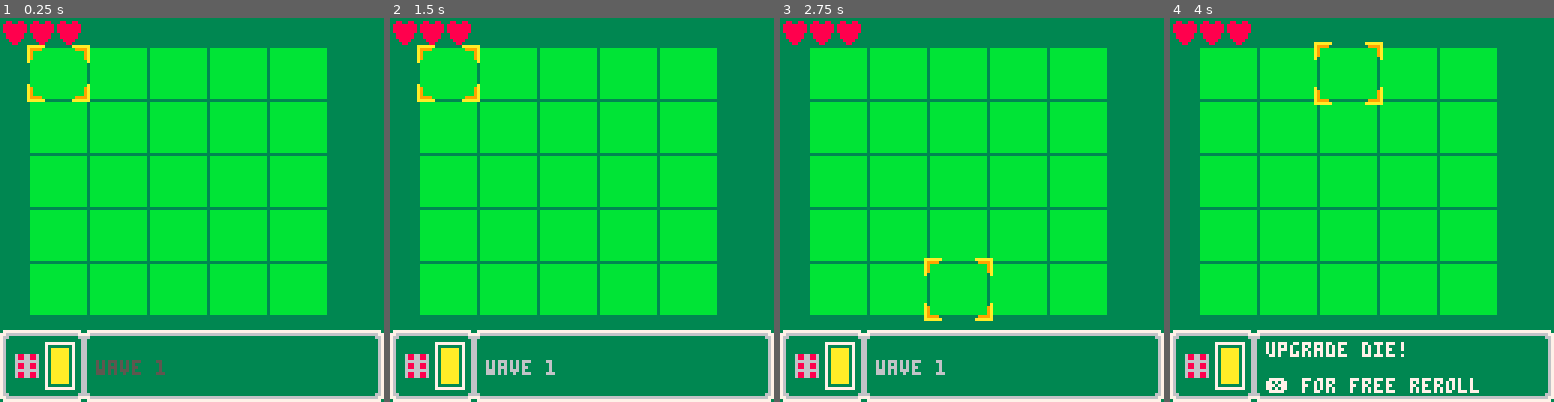
Above: before the commit, frames 1-4 (left to right).
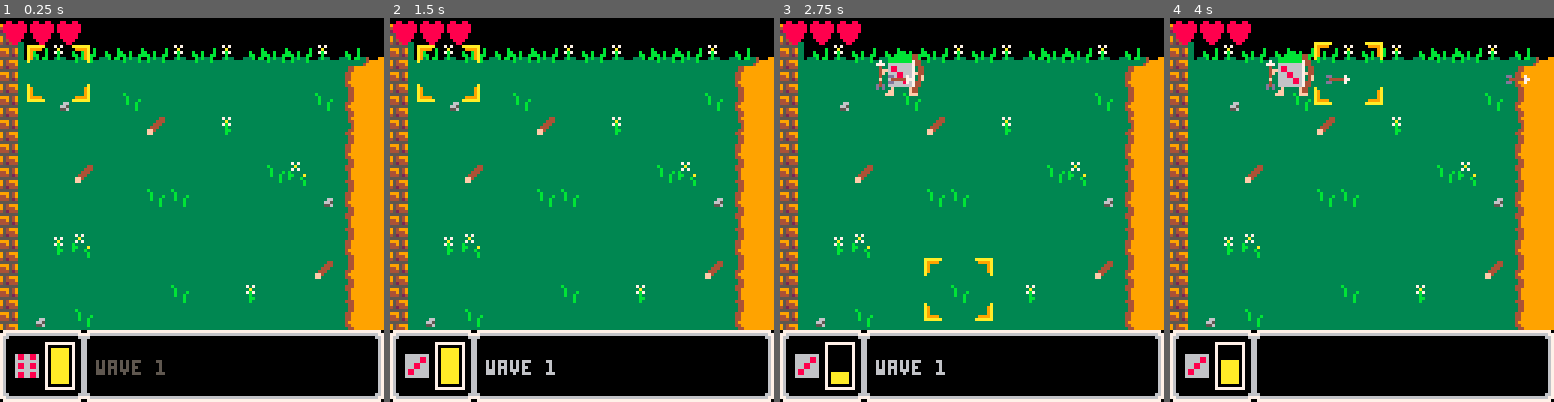
Above: after the commit, the same moments.

Repository: treveron2018/pico8
Game: PICO-8 cartridge diefence.p8
Same seed, same stepped clock (60 frames per second), same inputs: the game is played once before the commit and once after it.
Inputs:
- Up to frame 1 (0.25 s): no input
- Up to frame 2 (1.5 s): tap X (X key) at 0.33, 1.07 s; tap O (Z key) at 0.7 s
- Up to frame 3 (2.75 s): hold Right 1.6-2.1 s; tap O (Z key) at 1.7, 2.1, 2.5 s; tap X (X key) at 1.85 s; hold Up 2.15-2.42 s; hold Right from 2.47 s (still down)
- Up to frame 4 (4 s): tap O (Z key) at 2.9, 3.3, 3.7 s; tap X (X key) at 2.97 s; release Right at 3.03 s; hold Left 3.08-3.58 s; hold Down 3.63-3.97 s

The runs differ from the first frame. In frame 1, 79% of the frame differs, in the area x 0-100%, y 0-100%; in frame 2, 79%; in frame 3, 80%; in frame 4, 80%.

Commit message:
diefence alpha ready

Diff:
--- a/diefence.p8
+++ b/diefence.p8
@@ -4,15 +4,19 @@
 --die-fence, by treveron
 
 --todo
---do the upgrades
 --work on background
+----randomize tiles
+----fire particles behind the hill
+--fix enemy sprites
+--enemy lvl 2
+--wave 2
 --particles
 ----placing dice
 ----death particles
 ----dust under enemies
+----lvl up
+----roll ready
 ----wind?
---while die=6 and count dice=0
---optimize add dice code
 
 function _init()
 	start_game()
@@ -86,7 +90,7 @@
 		if(btnp(2))select_cell(-5)
 		if(btnp(3))select_cell(5)
 		recycle()
-		upgrade()
+	if(upgrading)upgrade()
 	end
 	roll()
 	if (animate_die)animate_roll()
@@ -114,9 +118,9 @@
 end
 
 function draw_game()
-	cls(3)
+	cls()
 	map()
-	draw_grid()
+--	draw_grid()
 	draw_lives()
 	draw_selector()
 	left_ui()
@@ -227,9 +231,12 @@
 	ui_dice+=1
 	if(ui_dice>6)ui_dice=1
 	if die_ani>=30 then
-	local test={1,6}
-		ui_dice=rnd(test)
-	--	ui_dice=flr(rnd(6))+1
+--	local test={1,6}
+--	ui_dice=rnd(test)
+	ui_dice=flr(rnd(6))+1
+	while #dice==0 and ui_dice==6 do
+		ui_dice=flr(rnd(6))+1
+	end
 		animate_die=false
 		die_ani=0
 		if ui_dice==6 then
@@ -271,6 +278,15 @@
 				elseif d.type==2 then
 					t1="lv up:warrior"
 					t2="⬆️att"
+				elseif d.type==3 then
+					t1="lv up:ranger"
+					t2="more arrows"
+				elseif d.type==4 then
+					t1="lv up:paladin"
+					t2="att, ⬆️hp"
+				elseif d.type==5 then
+					t1="lv up:cleric"
+					t2="halo power ⬆️"
 				end
 			end
 		else
@@ -358,11 +374,7 @@
 	if btnp(🅾️) and die_loaded then
 		for c in all(grid) do
 			if c.selected and c.used==false then
-				if(ui_dice==1)add1(c)
-				if(ui_dice==2)add2(c)
-				if(ui_dice==3)add3(c)
-				if(ui_dice==4)add4(c)
-				if(ui_dice==5)add5(c)
+				add_die(c,ui_dice)
 				die_loaded=false
 				can_roll=false
 				c.used=true
@@ -387,11 +399,7 @@
 		for d in all(dice) do
 			if d.cell==c.id and c.selected then
 				del(dice,d)
-				if(ui_dice==1)add1(c)
-				if(ui_dice==2)add2(c)
-				if(ui_dice==3)add3(c)
-				if(ui_dice==4)add4(c)
-				if(ui_dice==5)add5(c)
+				add_die(c,ui_dice)
 				die_loaded=false
 				can_roll=false
 				replacing=false
@@ -408,99 +416,29 @@
 	end
 end
 
-function add1(cell)
-	local die={
-		x=cell.diex,
-		y=cell.diey,
-		cell=cell.id,
-		maxhp=50,
-		hp=60,
-		att=5,
-		att_t=30,
-		rate=30,
-		upgraded=false,
-		ani=1
-	}
-	die.type=1
-	die.spr=1
-	add(dice,die)
-end
-
-function add2(cell)
-	local die={
-		x=cell.diex,
-		y=cell.diey,
-		cell=cell.id,
-		maxhp=50,
-		hp=50,
-		att=10,
-		att_t=30,
-		rate=30,
-		combat=false,
-		upgraded=false,
-		ani=1
-	}
-	die.type=2
-	die.spr=33
-	add(dice,die)
-end
-
-function add3(cell)
-	local die={
-		x=cell.diex,
-		y=cell.diey,
-		cell=cell.id,
-		maxhp=50,
-		hp=50,
-		att_t=30,
-		rate=30,
-		upgraded=false,
-		ani=1
-	}
-	die.type=3
-	die.spr=5
-	add(dice,die)
-end
-
-function add4(cell)
-	local die={
-		x=cell.diex,
-		y=cell.diey,
-		cell=cell.id,
-		maxhp=100,
-		hp=100,
-		upgraded=false,
-		ani=1
-	}
-	die.type=4
-	die.spr=37
-	add(dice,die)
-end
-
-function add5(cell)
-	local die={
-		x=cell.diex,
-		y=cell.diey,
-		cell=cell.id,
-		maxhp=50,
-		hp=50,
-		att=5,
-		heal_v=1,
-		halo_t=30,
-		rate=30,
-		upgraded=false,
-		ani=1
-	}
-	die.type=5
-	die.spr=9
-	add(dice,die)
-end
-
 function upgrade()
 	if btnp(🅾️) then
 		local d=get_die()
 		if d and not d.upgraded then
 			d.upgraded=true
+			d.maxhp*=1.5
+			d.hp=d.maxhp
+
+			if d.type==1 then
+				d.att+=5
+			elseif d.type==2 then
+				d.att+=10
+			elseif d.type==3 then
+				d.att_t/=2
+				d.rate/=2
+			elseif d.type==4 then
+				d.maxhp+=50
+				d.hp=d.maxhp
+			elseif d.type==5 then
+				d.att+=5
+				d.heal_v+=1
+			end
+
 			upgrading=false
 			can_roll=false
 			replacing=false
@@ -530,7 +468,13 @@
 function count_d1s()
 	local d1s=0
 	for d in all(dice) do
-		if(d.type==1)d1s+=1
+		if d.type==1 then
+			if d.upgraded then
+				d1s+=2
+			else
+				d1s+=1
+			end
+		end
 	end
 	return d1s
 end
@@ -568,10 +512,10 @@
 end
 
 function manage_5s(d5)
-	d5.halo_t-=1
-	if d5.halo_t<=0 then
+	d5.att_t-=1
+	if d5.att_t<=0 then
 		priest_hitbox_detection(d5)
-		d5.halo_t=d5.rate
+		d5.att_t=d5.rate
 		local sh={
 			x=d5.x+8,
 			y=d5.y+8,
@@ -581,7 +525,7 @@
 			spd=2
 		}
 		add(shwaves,sh)
-		d5.halo_t=d5.rate
+		d5.att_t=d5.rate
 	end
 end
 
@@ -618,9 +562,41 @@
 	local d=get_die()
 	if d then
 		rectfill(d.x,d.y-3,d.x+15,d.y,8)
-		local hp=d.hp*15/d.maxhp
-		rectfill(d.x,d.y-3,d.x+hp-2,d.y,12)
-	end
+		local myhp=d.hp*15/d.maxhp
+		rectfill(d.x,d.y-3,d.x+myhp,d.y,12)
+	end
+end
+
+function add_die(cell,no)
+	local d={
+		x=cell.diex,
+		y=cell.diey,
+		cell=cell.id,
+		maxhp=50,
+		hp=50,
+		upgraded=false,
+		ani=1,
+		att=5,
+		att_t=30,
+		rate=30
+	}
+	d.type=no
+	if d.type==1 then
+		d.spr=1
+	elseif d.type==2 then
+		d.spr=33
+		d.att=10
+	elseif d.type==3 then
+		d.spr=5
+	elseif d.type==4 then
+		d.spr=37
+		d.maxhp=100
+		d.hp=100
+	elseif d.type==5 then
+		d.spr=9
+		d.heal_v=1
+	end
+	add(dice,d)
 end
 -->8
 --enemy functions
@@ -629,57 +605,52 @@
 	spawn_timer=spawn_timer+1+count(dice)*0.05
 	if spawn_timer>=spawn_rate
 	and enemy_counter>0 then
-		local myen={
+		add_enemy()
+--todo: spawn more types
+		spawn_timer=0
+		enemy_counter-=1
+	end
+end
+
+function spawn_horde()
+	for i=1,#enemy_spawny do
+		local myen=add_enemy(true)
+		myen.y=enemy_spawny[i]
+		add(enemies,myen)
+	end
+	for j=1,90 do
+		yield()
+	end
+	for i=1,#enemy_spawny do
+		local myen=add_enemy(true)
+		myen.y=enemy_spawny[i]
+		add(enemies,myen)
+	end
+	c_horde=nil
+end
+
+function add_enemy(is_horde)
+	local myen={
 		x=enemy_spawnx,
 		y=rnd(enemy_spawny),
 		ani=0,
-		wait=false
-		}
---todo: spawn more types
-		myen=spawnd4(myen)
-		add(enemies,myen)
-		spawn_timer=0
-		enemy_counter-=1
-	end
-end
-
-function spawn_horde()
-	for i=1,#enemy_spawny do
-		local myen={
-			x=enemy_spawnx,
-			ani=0,
-			wait=false
-		}
+		wait=false,
+		rate=30,
+		att_t=30,
+		combat=false
+	}
 	myen=spawnd4(myen)
-		myen.y=enemy_spawny[i]
-		add(enemies,myen)
-	end
-	for j=1,90 do
-		yield()
-	end
-	for i=1,#enemy_spawny do
-		local myen={
-			x=enemy_spawnx,
-			ani=0,
-			wait=false
-		}
-		myen=spawnd4(myen)
-		myen.y=enemy_spawny[i]
-		add(enemies,myen)
-	end
-	c_horde=nil
-end
-
+	if is_horde then return myen
+	else	add(enemies,myen)
+	end
+end
 function spawnd4(d4)
 	d4.type=4
-	d4.spr1=128
-	d4.spr2=130
+	d4.spr1=100
+	d4.spr2=102
 	d4.hp=50
 	d4.spd=0.3
-	d4.combat=false
 	d4.att=5
-	d4.rate=30
-	d4.att_t=30
 	return d4
 end
 
@@ -1015,19 +986,19 @@
 
 
 __map__
-0000000000000000000000000000000000000000000000000000000000000000000000000000000000000000000000000000000000000000000000000000000000000000000000000000000000000000000000000000000000000000000000000000000000000000000000000000000000000000000000000000000000000000
-0000000000000000000000000000000000000000000000000000000000000000000000000000000000000000000000000000000000000000000000000000000000000000000000000000000000000000000000000000000000000000000000000000000000000000000000000000000000000000000000000000000000000000
-0000000000000000000000000000000000000000000000000000000000000000000000000000000000000000000000000000000000000000000000000000000000000000000000000000000000000000000000000000000000000000000000000000000000000000000000000000000000000000000000000000000000000000
-0000000000000000000000000000000000000000000000000000000000000000000000000000000000000000000000000000000000000000000000000000000000000000000000000000000000000000000000000000000000000000000000000000000000000000000000000000000000000000000000000000000000000000
-0000000000000000000000000000000000000000000000000000000000000000000000000000000000000000000000000000000000000000000000000000000000000000000000000000000000000000000000000000000000000000000000000000000000000000000000000000000000000000000000000000000000000000
-0000000000000000000000000000000000000000000000000000000000000000000000000000000000000000000000000000000000000000000000000000000000000000000000000000000000000000000000000000000000000000000000000000000000000000000000000000000000000000000000000000000000000000
-0000000000000000000000000000000000000000000000000000000000000000000000000000000000000000000000000000000000000000000000000000000000000000000000000000000000000000000000000000000000000000000000000000000000000000000000000000000000000000000000000000000000000000
-0000000000000000000000000000000000000000000000000000000000000000000000000000000000000000000000000000000000000000000000000000000000000000000000000000000000000000000000000000000000000000000000000000000000000000000000000000000000000000000000000000000000000000
-0000000000000000000000000000000000000000000000000000000000000000000000000000000000000000000000000000000000000000000000000000000000000000000000000000000000000000000000000000000000000000000000000000000000000000000000000000000000000000000000000000000000000000
-0000000000000000000000000000000000000000000000000000000000000000000000000000000000000000000000000000000000000000000000000000000000000000000000000000000000000000000000000000000000000000000000000000000000000000000000000000000000000000000000000000000000000000
-0000000000000000000000000000000000000000000000000000000000000000000000000000000000000000000000000000000000000000000000000000000000000000000000000000000000000000000000000000000000000000000000000000000000000000000000000000000000000000000000000000000000000000
-0000000000000000000000000000000000000000000000000000000000000000000000000000000000000000000000000000000000000000000000000000000000000000000000000000000000000000000000000000000000000000000000000000000000000000000000000000000000000000000000000000000000000000
-0000000000000000000000000000000000000000000000000000000000000000000000000000000000000000000000000000000000000000000000000000000000000000000000000000000000000000000000000000000000000000000000000000000000000000000000000000000000000000000000000000000000000000
+5100000000000000000000000000000000000000000000000000000000000000000000000000000000000000000000000000000000000000000000000000000000000000000000000000000000000000000000000000000000000000000000000000000000000000000000000000000000000000000000000000000000000000
+6156575856585857585756585857565c00000000000000000000000000000000000000000000000000000000000000000000000000000000000000000000000000000000000000000000000000000000000000000000000000000000000000000000000000000000000000000000000000000000000000000000000000000000
+6152525252525252525252525252625b00000000000000000000000000000000000000000000000000000000000000000000000000000000000000000000000000000000000000000000000000000000000000000000000000000000000000000000000000000000000000000000000000000000000000000000000000000000
+6152545252535252525252525253635b00000000000000000000000000000000000000000000000000000000000000000000000000000000000000000000000000000000000000000000000000000000000000000000000000000000000000000000000000000000000000000000000000000000000000000000000000000000
+6152525252525552525a52525252735b00000000000000000000000000000000000000000000000000000000000000000000000000000000000000000000000000000000000000000000000000000000000000000000000000000000000000000000000000000000000000000000000000000000000000000000000000000000
+6152525252525252525252525252625b00000000000000000000000000000000000000000000000000000000000000000000000000000000000000000000000000000000000000000000000000000000000000000000000000000000000000000000000000000000000000000000000000000000000000000000000000000000
+6152525552525252525252535952725b00000000000000000000000000000000000000000000000000000000000000000000000000000000000000000000000000000000000000000000000000000000000000000000000000000000000000000000000000000000000000000000000000000000000000000000000000000000
+6152525252525353525252525254625b00000000000000000000000000000000000000000000000000000000000000000000000000000000000000000000000000000000000000000000000000000000000000000000000000000000000000000000000000000000000000000000000000000000000000000000000000000000
+6152525252525252525252525252725b00000000000000000000000000000000000000000000000000000000000000000000000000000000000000000000000000000000000000000000000000000000000000000000000000000000000000000000000000000000000000000000000000000000000000000000000000000000
+61525a5952525252525252525252625b00000000000000000000000000000000000000000000000000000000000000000000000000000000000000000000000000000000000000000000000000000000000000000000000000000000000000000000000000000000000000000000000000000000000000000000000000000000
+6152525252525252525252525255635b00000000000000000000000000000000000000000000000000000000000000000000000000000000000000000000000000000000000000000000000000000000000000000000000000000000000000000000000000000000000000000000000000000000000000000000000000000000
+615252525252525352525a525252725b00000000000000000000000000000000000000000000000000000000000000000000000000000000000000000000000000000000000000000000000000000000000000000000000000000000000000000000000000000000000000000000000000000000000000000000000000000000
+6154525352525252525252525252625b00000000000000000000000000000000000000000000000000000000000000000000000000000000000000000000000000000000000000000000000000000000000000000000000000000000000000000000000000000000000000000000000000000000000000000000000000000000
 2b2c2c2d2c2c2c2c2c2c2c2c2c2c2c2e00000000000000000000000000000000000000000000000000000000000000000000000000000000000000000000000000000000000000000000000000000000000000000000000000000000000000000000000000000000000000000000000000000000000000000000000000000000
 1d00000e00000000000000000000001e00000000000000000000000000000000000000000000000000000000000000000000000000000000000000000000000000000000000000000000000000000000000000000000000000000000000000000000000000000000000000000000000000000000000000000000000000000000
 3b3c3c3d3c3c3c3c3c3c3c3c3c3c3c3e00000000000000000000000000000000000000000000000000000000000000000000000000000000000000000000000000000000000000000000000000000000000000000000000000000000000000000000000000000000000000000000000000000000000000000000000000000000
Not shown, changed: 37 lines of the sprite sheet (__gfx__) section of diefence.p8
